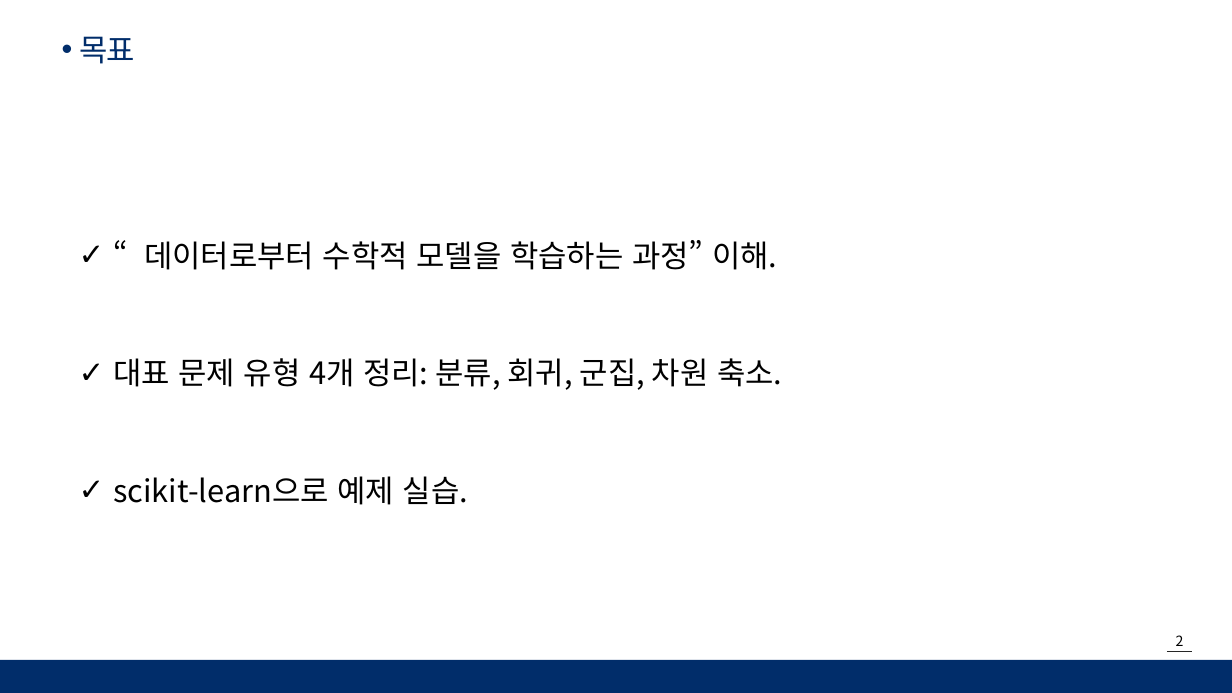
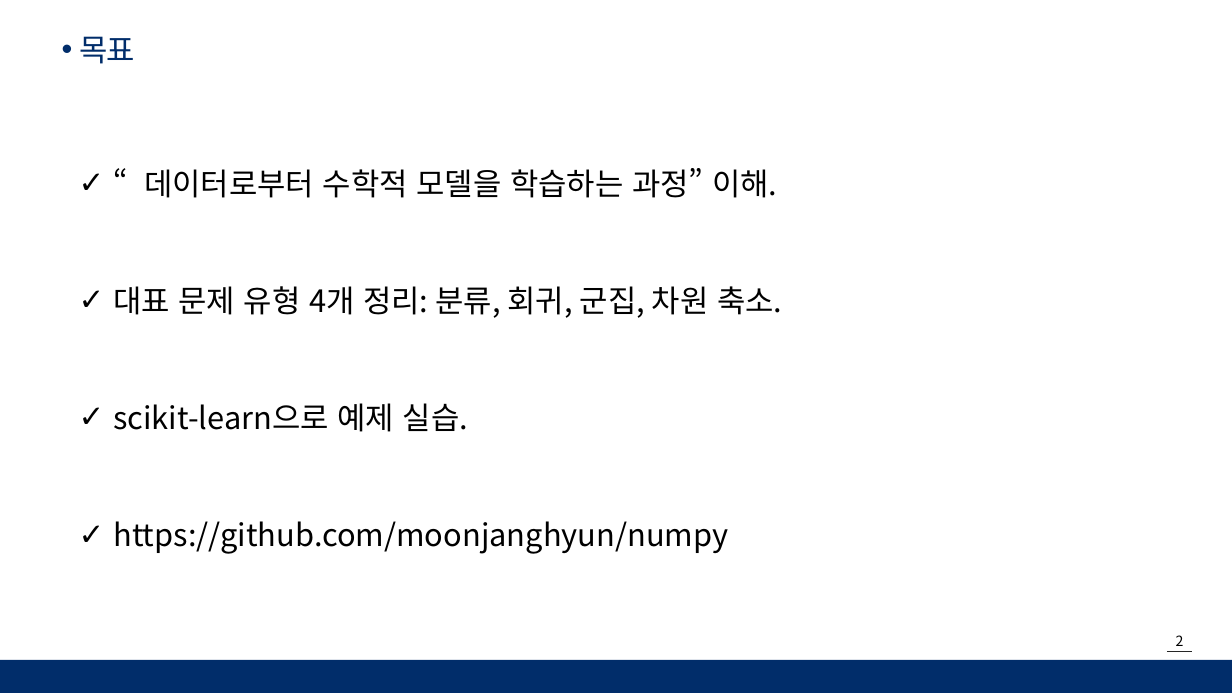
Before and after one commit to moonjanghyun/numpy, a slide deck: slide 2 of 머신러닝 _ MJH.pptx. Drawn at 1232x693 pixels with LibreOffice and Linux fonts; fonts in the diff are those of the drawing; background and template pictures are left out. Boxes give left, top, right and bottom in pixels: in the first picture for what was removed or moved away, otherwise in the second. Text is boxed around its words. In the diff, an @@ line names an element or a change of style, - is before the commit and + after.

```diff
--- a/머신러닝 _ MJH.pptx
+++ b/머신러닝 _ MJH.pptx
@@ text at bbox=[113, 521, 728, 554]: paragraph added @@
+✓ https://github.com/moonjanghyun/numpy
```
